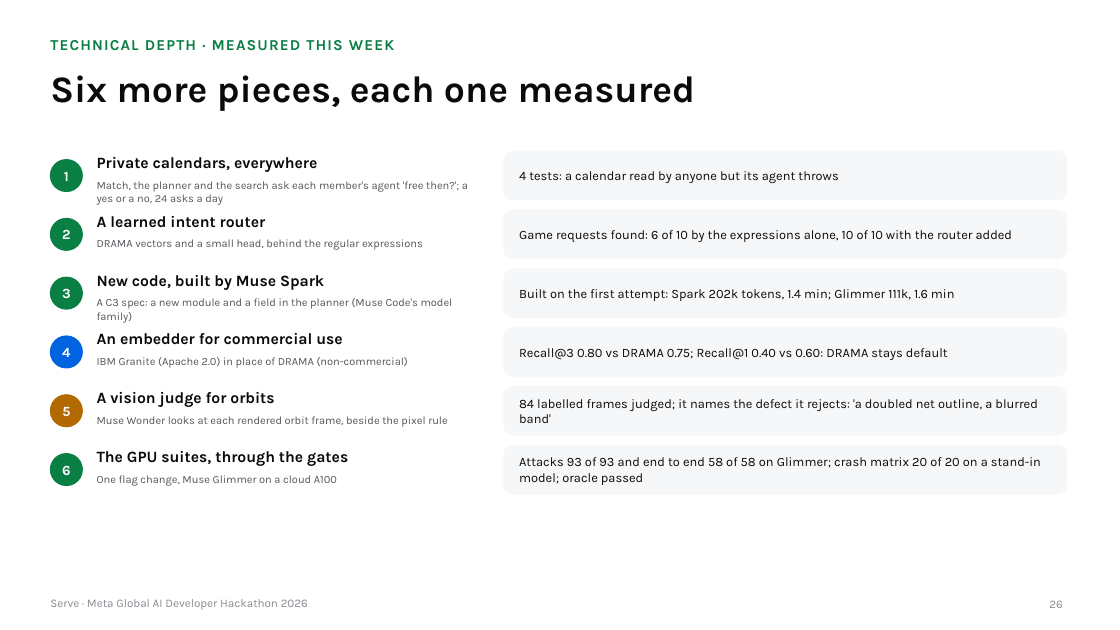
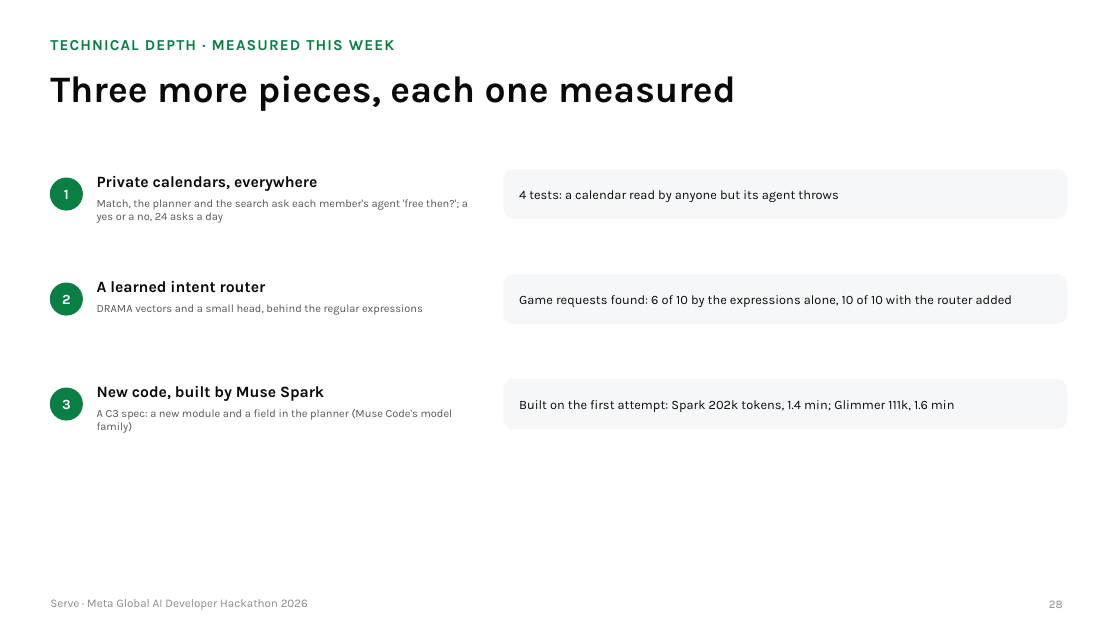
Before and after one commit to gino6178/serve-meta-hackathon, a slide deck: slide 28 of video/deck/Serve_Meta_deck.pptx (slide 26 before the commit). Drawn at 1120x630 pixels with LibreOffice and Linux fonts; fonts in the diff are those of the drawing. Boxes give left, top, right and bottom in pixels: in the first picture for what was removed or moved away, otherwise in the second. Text is boxed around its words. In the diff, an @@ line names an element or a change of style, - is before the commit and + after.

```diff
--- a/video/deck/Serve_Meta_deck.pptx
+++ b/video/deck/Serve_Meta_deck.pptx
@@ title at (50,75,735,111): text changed @@
-Six more pieces, each one measured
+Three more pieces, each one measured
@@ 4 texts, 1 ellipse, 1 rounded rectangle: place and size @@
-4 texts, 1 ellipse, 1 rounded rectangle at (50,151,1067,205)
+4 texts, 1 ellipse, 1 rounded rectangle at (50,170,1067,223)
@@ 4 texts, 1 ellipse, 1 rounded rectangle: place and size @@
-4 texts, 1 ellipse, 1 rounded rectangle at (50,210,1067,259)
+4 texts, 1 ellipse, 1 rounded rectangle at (50,275,1067,323)
@@ rounded rectangle removed at (504,328,1067,376) @@
@@ ellipse removed at (50,336,82,368) @@
@@ text removed at (62,347,70,357) @@
-4
@@ text removed at (97,333,342,345) @@
-An embedder for commercial use
@@ text removed at (97,357,408,368) @@
-IBM Granite (Apache 2.0) in place of DRAMA (non-commercial)
@@ text removed at (519,348,948,360) @@
-Recall@3 0.80 vs DRAMA 0.75; Recall@1 0.40 vs 0.60: DRAMA stays default
@@ 4 texts, 1 rounded rectangle, 1 ellipse: place and size @@
-4 texts, 1 rounded rectangle, 1 ellipse at (50,269,1067,323)
+4 texts, 1 rounded rectangle, 1 ellipse at (50,380,1067,433)
@@ rounded rectangle removed at (504,386,1067,435) @@
@@ ellipse removed at (50,395,82,427) @@
@@ text removed at (62,407,70,417) @@
-5
@@ text removed at (97,392,274,407) @@
-A vision judge for orbits
@@ text removed at (97,416,447,427) @@
-Muse Wonder looks at each rendered orbit frame, beside the pixel rule
@@ text removed at (519,399,1037,423) @@
-84 labelled frames judged; it names the defect it rejects: 'a doubled net outline, a blurred band'
@@ rounded rectangle removed at (504,445,1067,494) @@
@@ ellipse removed at (50,454,82,486) @@
@@ text removed at (62,465,70,475) @@
-6
@@ text removed at (97,451,348,466) @@
-The GPU suites, through the gates
@@ text removed at (97,475,337,486) @@
-One flag change, Muse Glimmer on a cloud A100
@@ text removed at (519,457,1041,485) @@
-Attacks 93 of 93 and end to end 58 of 58 on Glimmer; crash matrix 20 of 20 on a stand-in model; oracle passed
```
Also in this commit, not shown: 16 other slides changed, 2 slides added, 14 other files.
